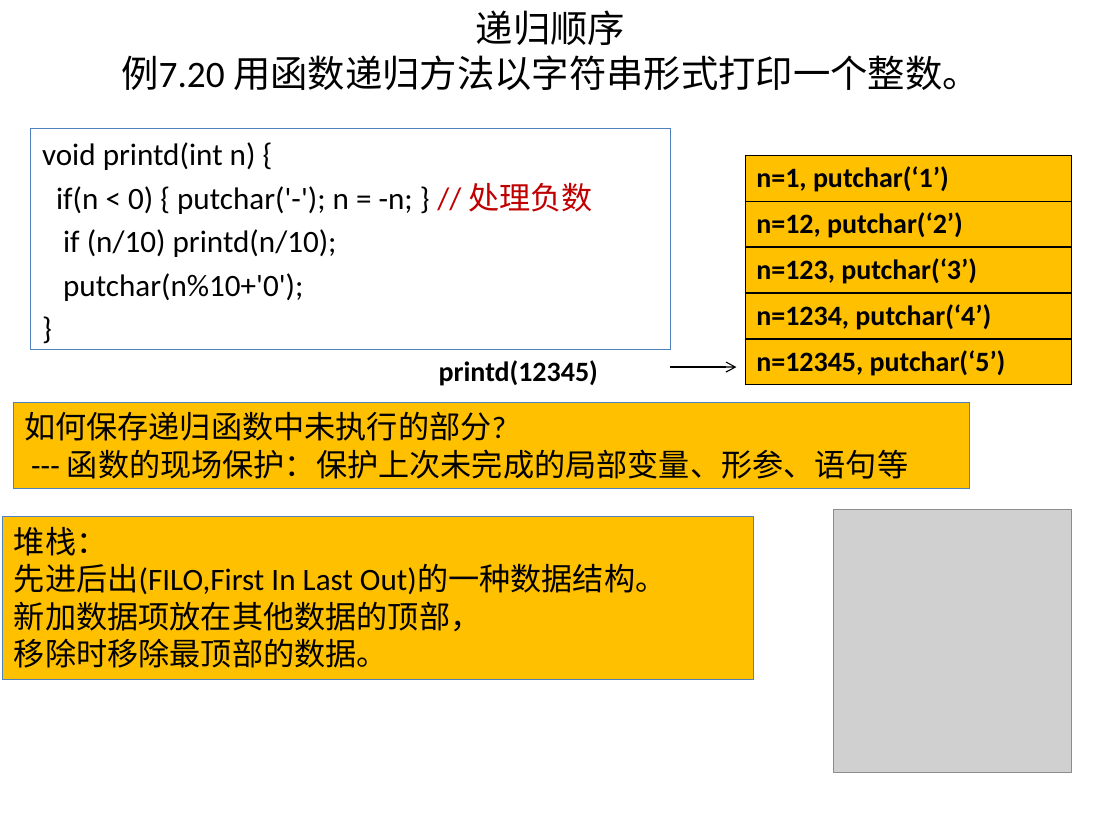
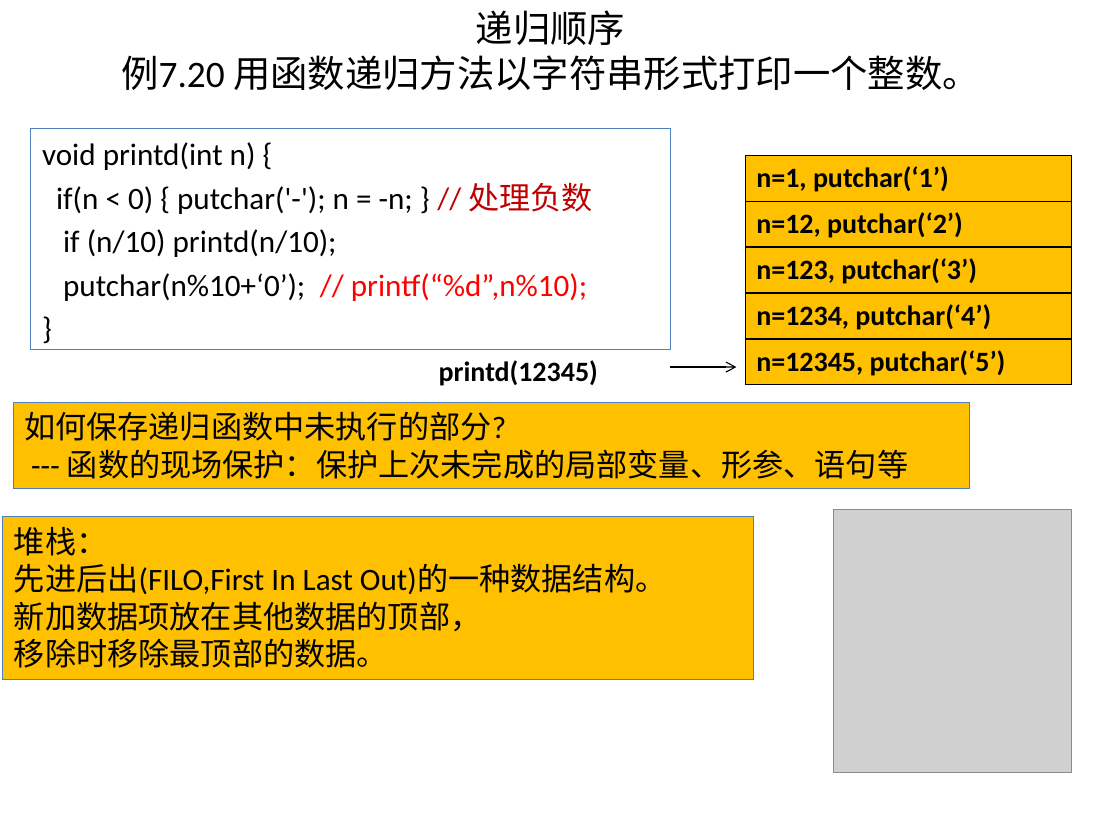
Before and after one commit to jtrfid/C-Repositories, a slide deck: slide 48 of 2016/上机安排.pptx. Drawn at 1120x840 pixels with LibreOffice and Linux fonts; fonts in the diff are those of the drawing; grey boxes stand for pictures. Boxes give left, top, right and bottom in pixels: in the first picture for what was removed or moved away, otherwise in the second. Text is boxed around its words. In the diff, an @@ line names an element or a change of style, - is before the commit and + after.

```diff
--- a/2016/上机安排.pptx
+++ b/2016/上机安排.pptx
@@ text at bbox=[63, 273, 587, 301]: text changed; text colour #000000 to #FF0000 @@
-putchar(n%10+'0');
+putchar(n%10+‘0’); // printf(“%d”,n%10);
```
Also in this commit, not shown: 2 other slides changed, 4 other files.
